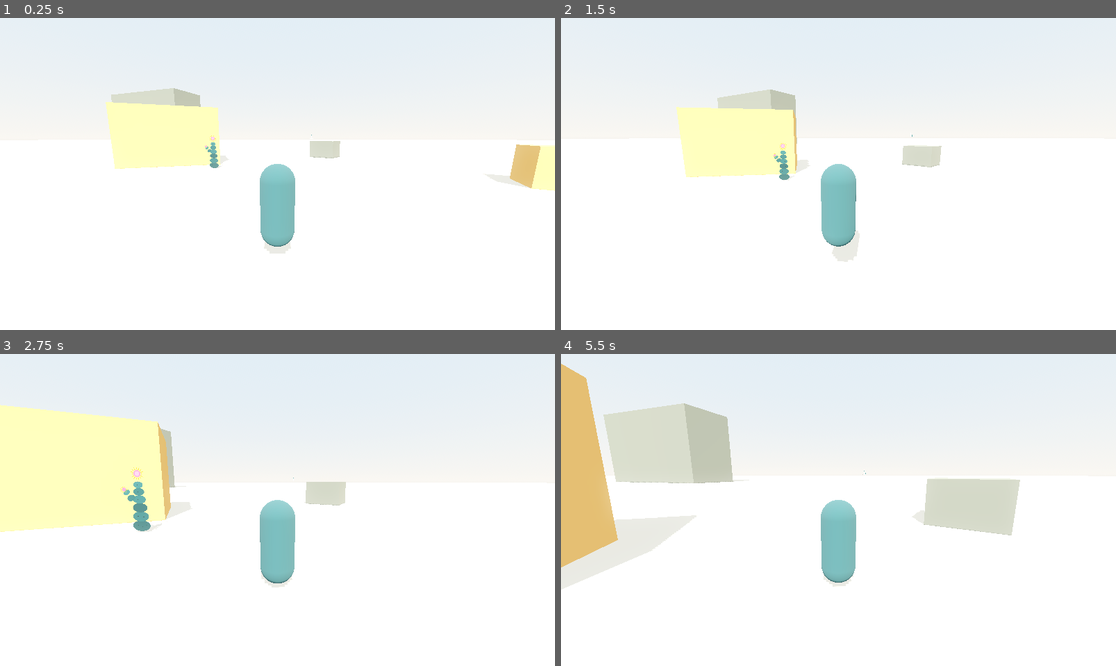
Above: before the commit, frames 1-4 (two rows, left to right).
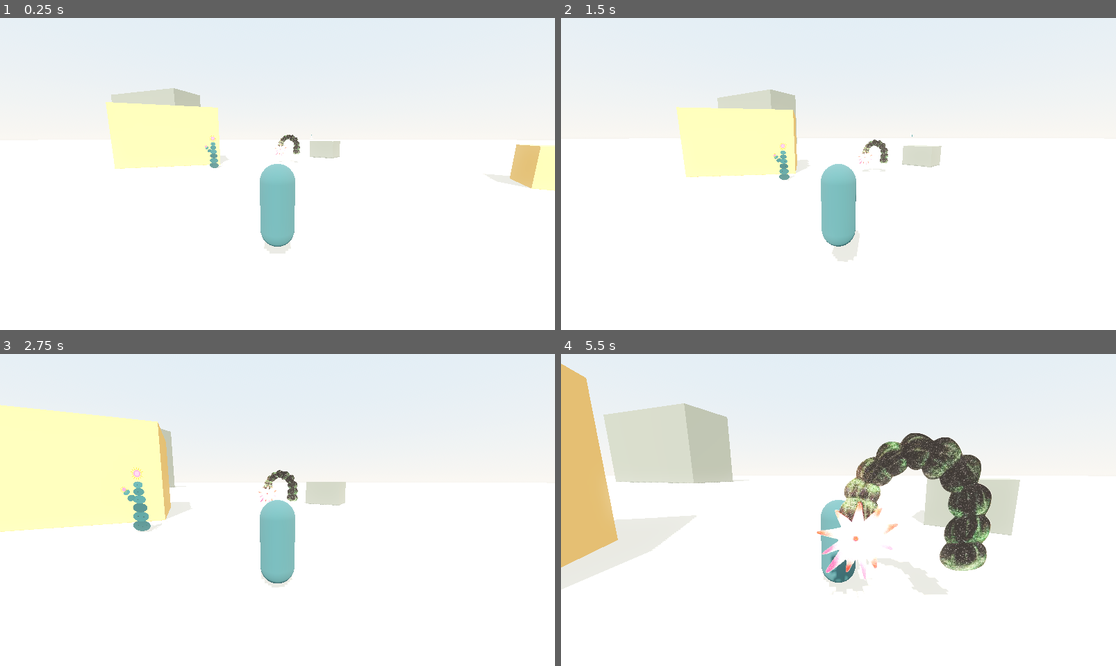
Above: after the commit, the same moments.

Repository: nicco-b/valley
Game: Godot game, scene res://game/world/valley.tscn
Same seed, same stepped clock (60 frames per second), same inputs: the game is played once before the commit and once after it.
Inputs (mouse positions are in pixels of both pictures, inside the frame that each line leads up to):
- Up to frame 1 (0.25 s): no input
- Up to frame 2 (1.5 s): move the mouse to (866, 174) at 0.52 s; hold W (move_forward) from 0.53 s (still down); tap C (sit) at 0.6 s; tap Space (jump) at 0.77 s; move the mouse to (810, 174) at 1.27 s; tap Shift (sprint) at 1.35 s
- Up to frame 3 (2.75 s): keep holding W (move_forward); tap Space (jump) at 1.52 s; move the mouse to (288, 503) at 2.02 s; tap C (sit) at 2.1 s
- Up to frame 4 (5.5 s): keep holding W (move_forward); move the mouse to (832, 516) at 2.77 s; tap Shift (sprint) at 2.85, 4.35 s; tap Space (jump) at 3.02, 3.77, 4.52 s; move the mouse to (877, 513) at 3.52 s; tap C (sit) at 3.6, 5.1 s; move the mouse to (794, 506) at 4.27 s; move the mouse to (844, 510) at 5.02 s

The runs differ from the first frame. In frame 1, 0.1% of the frame differs, in the area x 49-55%, y 37-45%; in frame 2, 0.2%; in frame 3, 0.3%; in frame 4, 6.9%, in the area x 46-78%, y 25-78%.

Commit message:
First real paintings: silly tree in-world, moth in the library
silly_tree.png (her arching segmented cactus) stands as a 3.5m shaded
billboard in cell (0,0) beside the placeholder for comparison.
moth.png stored in assets/paintings — future creature reference.

Co-Authored-By: Claude Fable 5 <noreply@anthropic.com>

Diff:
--- a/game/world/cells/cell_0_0.tscn
+++ b/game/world/cells/cell_0_0.tscn
@@ -1,6 +1,7 @@
-[gd_scene load_steps=8 format=3]
+[gd_scene load_steps=9 format=3]
 
 [ext_resource type="Texture2D" path="res://assets/paintings/placeholder_cactus.svg" id="1_cactus"]
+[ext_resource type="Texture2D" path="res://assets/paintings/silly_tree.png" id="2_sillytree"]
 
 [sub_resource type="BoxMesh" id="BoxMesh_large"]
 size = Vector3(8, 5, 6)
@@ -61,3 +62,11 @@
 shaded = true
 alpha_cut = 2
 texture = ExtResource("1_cactus")
+
+[node name="SillyTree" type="Sprite3D" parent="."]
+transform = Transform3D(1, 0, 0, 0, 1, 0, 0, 0, 1, 1, 1.72, -6)
+pixel_size = 0.0023
+billboard = 2
+shaded = true
+alpha_cut = 2
+texture = ExtResource("2_sillytree")
Binary file added: assets/paintings/moth.png
Not shown, added: assets/paintings/moth.png.import
Binary file added: assets/paintings/silly_tree.png
Not shown, added: assets/paintings/silly_tree.png.import
Not shown, changed: docs/DESIGN.md
